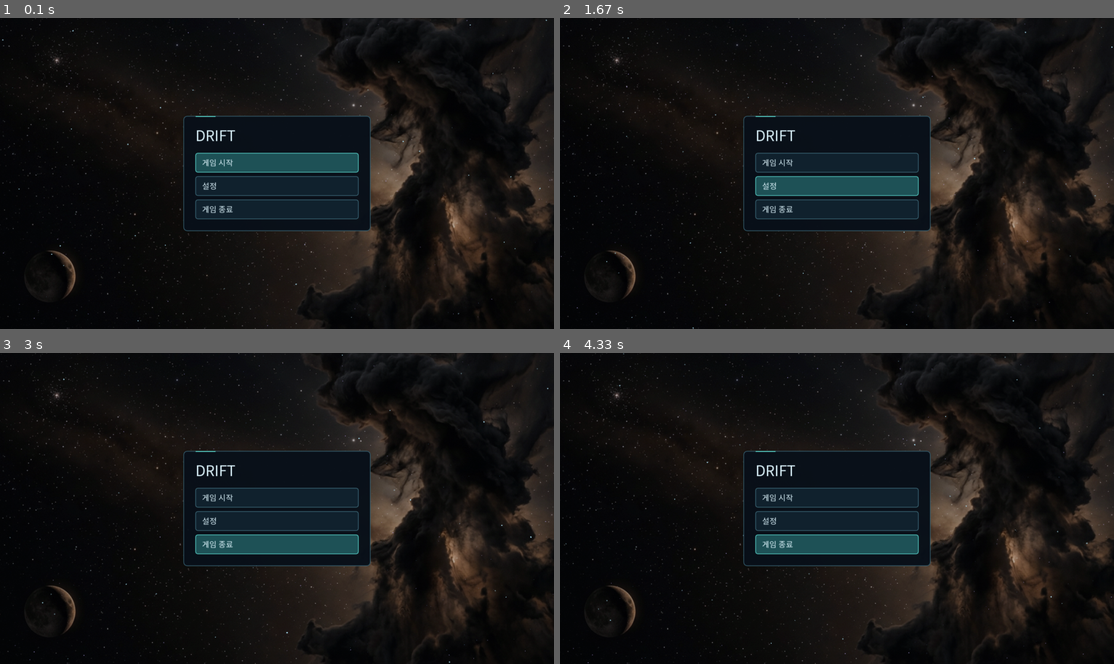
Above: before the commit, frames 1-4 (two rows, left to right).
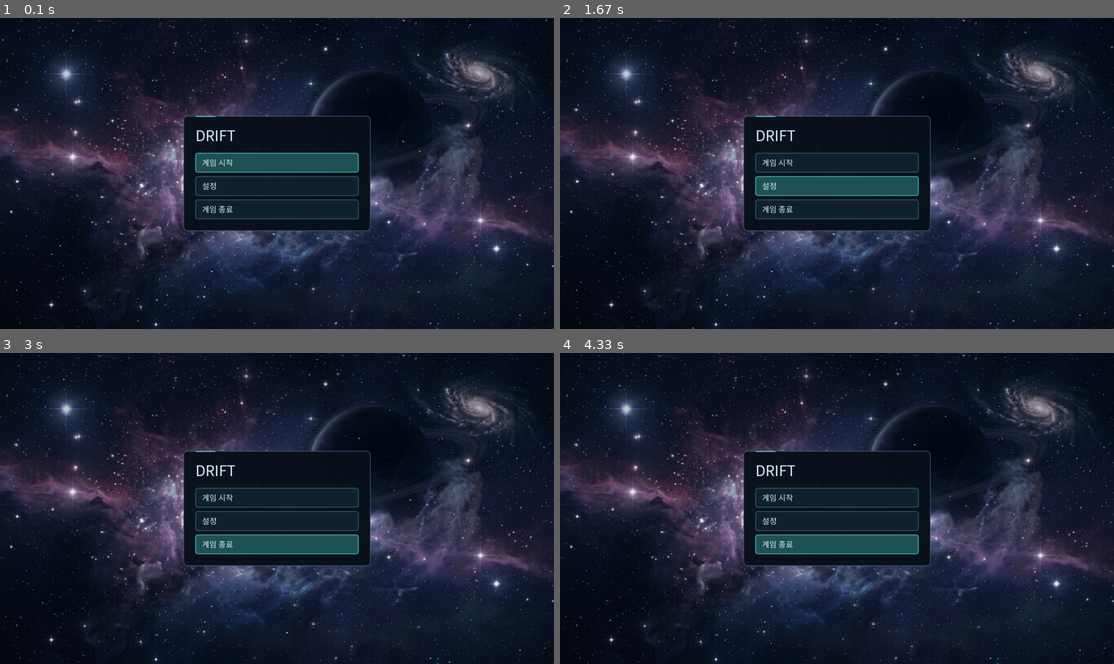
Above: after the commit, the same moments.

Repository: ChatPoongKun/SpaceGladiator
Game: LÖVE game, started from main.lua
Two runs of this game, one before a commit and one after it. Both use one fixed random seed, a clock stepped at 60 frames per second and the inputs below.
Inputs (mouse positions are in pixels of both pictures, inside the frame that each line leads up to):
- Up to frame 1 (0.1 s): no input
- Up to frame 2 (1.67 s): hold Right 0.33-0.8 s; move the mouse to (814, 185) at 0.37 s; hold Up 0.83-1.3 s; move the mouse to (837, 195) at 0.87 s; hold Right from 1.33 s (still down); move the mouse to (892, 241) at 1.37 s
- Up to frame 3 (3 s): release Right at 1.8 s; hold Left 1.83-2.37 s; move the mouse to (105, 580) at 1.87 s; hold Down 2.4-2.87 s; move the mouse to (343, 536) at 2.43 s; hold Left from 2.9 s (still down); move the mouse to (288, 402) at 2.93 s
- Up to frame 4 (4.33 s): release Left at 3.37 s; hold Up 3.4-3.87 s; move the mouse to (637, 499) at 3.43 s; hold Right from 3.9 s (still down); move the mouse to (837, 545) at 3.93 s

The runs differ from the first frame. In frame 1, 58% of the frame differs, in the area x 0-100%, y 0-100%; in frame 2, 58%; in frame 3, 58%; in frame 4, 58%.

Commit message:
Use GameTitle.jpg as main title background with smooth entry-warp transition

Diff:
--- a/main.lua
+++ b/main.lua
@@ -72,7 +72,10 @@
             activeExporter = nil
         end
         replay = nil
-        if stageBackground then stageBackground:setLevel(StageBackground.DEFAULT_LEVEL, true) end
+        if stageBackground then
+            stageBackground:setLevel(StageBackground.DEFAULT_LEVEL, true)
+            stageBackground:setTitle(true)
+        end
     end
     if screen == "title" or screen == "results" then
         ship, camera, turret, enemies, gladiator = nil, nil, nil, nil, nil
@@ -131,7 +134,13 @@
     inventoryStageEndMode = false
     pauseReturnScreen = "playing"
     stage = Stage.new(1)
-    if stageBackground then stageBackground:setLevel(stage.level, true) end
+    if stageBackground then
+        if opts and opts.entryWarp then
+            stageBackground:setTitle(true)
+        else
+            stageBackground:setLevel(stage.level, true)
+        end
+    end
     if not (testMode or testFlow or testGladiator or testInventory or testPlinko) then
         stage:configureEnemies(enemies)
     end
@@ -253,6 +262,9 @@
 local function completeEntryWarpAndStartStage()
     warpState = nil
     warpGates = nil
+    if stageBackground then
+        stageBackground:setLevel(stage and stage.level or StageBackground.DEFAULT_LEVEL, true)
+    end
     if ship then
         ship.invulnTimer, ship.invulnDuration = 0, 0
         lastWrapEvents = ship.wrapEvents or 0
--- a/stage_background.lua
+++ b/stage_background.lua
@@ -10,11 +10,13 @@
     [2] = "assets/backgrounds/level_2.jpg",
     [3] = "assets/backgrounds/level_3.jpg",
 }
+StageBackground.TITLE_PATH = "assets/backgrounds/GameTitle.jpg"
 StageBackground.DEFAULT_LEVEL = 1
 
 -- Overscan factor ensures every viewport aspect ratio retains smooth parallax
 -- travel margin on all four sides without ever exposing image borders.
 StageBackground.OVERSCAN = 1.24
+StageBackground.TITLE_OVERSCAN = 1.0
 -- Slow parallax relative to player velocity (significantly slower than Starfield layers).
 StageBackground.PARALLAX = 0.09
 -- Exponential velocity smoothing for weighty deep-space drift.
@@ -22,6 +24,8 @@
 -- Subtle atmospheric tint and opacity so foreground ships, bullets, and HUD stay legible.
 StageBackground.TINT = { 0.88, 0.90, 0.94 }
 StageBackground.ALPHA = 0.80
+StageBackground.TITLE_TINT = { 1, 1, 1 }
+StageBackground.TITLE_ALPHA = 1.0
 StageBackground.FALLBACK_COLOR = { 0.018, 0.025, 0.065 }
 StageBackground.DEFAULT_IMG_W = 1024
 StageBackground.DEFAULT_IMG_H = 571
@@ -61,17 +65,28 @@
     return ((num - 1) % total) + 1
 end
 
+local function loadSingleImage(path)
+    if not path or not (love and love.graphics and love.graphics.newImage) then
+        return nil
+    end
+    local ok, img = pcall(love.graphics.newImage, path)
+    if ok and img then
+        if img.setFilter then
+            img:setFilter("linear", "linear")
+        end
+        return img
+    end
+    return nil
+end
+
 local function loadImages(paths)
     local images = {}
     if not (love and love.graphics and love.graphics.newImage) then
         return images
     end
     for i = 1, #paths do
-        local ok, img = pcall(love.graphics.newImage, paths[i])
-        if ok and img then
-            if img.setFilter then
-                img:setFilter("linear", "linear")
-            end
+        local img = loadSingleImage(paths[i])
+        if img then
             images[i] = img
         end
     end
@@ -82,11 +97,19 @@
     opts = opts or {}
     local paths = opts.paths or StageBackground.LEVEL_PATHS
     local images = opts.images or loadImages(paths)
+    local titlePath = opts.titlePath or StageBackground.TITLE_PATH
+    local titleImage = opts.titleImage
+    if titleImage == nil then
+        titleImage = loadSingleImage(titlePath)
+    end
     local self = setmetatable({
         width = math.max(1, finite(width, 1280)),
         height = math.max(1, finite(height, 800)),
         paths = paths,
         images = images,
+        titlePath = titlePath,
+        titleImage = titleImage,
+        titleActive = false,
         level = StageBackground.DEFAULT_LEVEL,
         index = 1,
         u = 0,
@@ -94,11 +117,16 @@
         velX = 0,
         velY = 0,
         overscan = finite(opts.overscan, StageBackground.OVERSCAN),
+        titleOverscan = finite(opts.titleOverscan, StageBackground.TITLE_OVERSCAN),
         parallax = finite(opts.parallax, StageBackground.PARALLAX),
         smoothing = finite(opts.smoothing, StageBackground.SMOOTHING),
         alpha = clamp(finite(opts.alpha, StageBackground.ALPHA), 0, 1),
+        titleAlpha = clamp(finite(opts.titleAlpha, StageBackground.TITLE_ALPHA), 0, 1),
     }, StageBackground)
     self:setLevel(opts.level or StageBackground.DEFAULT_LEVEL, true)
+    if opts.title then
+        self:setTitle(true)
+    end
     return self
 end
 
@@ -108,8 +136,17 @@
     return #self.paths
 end
 
+function StageBackground:setTitle(resetOffset)
+    self.titleActive = true
+    if resetOffset ~= false then
+        self.u, self.v = 0, 0
+        self.velX, self.velY = 0, 0
+    end
+end
+
 function StageBackground:setLevel(levelNumber, resetOffset)
     local num = math.max(1, math.floor(finite(levelNumber, StageBackground.DEFAULT_LEVEL)))
+    self.titleActive = false
     self.level = num
     self.index = StageBackground.indexForLevel(num, self:count())
     if resetOffset then
@@ -123,8 +160,7 @@
     self.height = math.max(1, finite(height, self.height))
 end
 
-function StageBackground:imageDimensions(index)
-    local img = self.images[index or self.index]
+local function dimensionsOf(img)
     if img and img.getDimensions then
         local iw, ih = img:getDimensions()
         if iw and ih and iw > 0 and ih > 0 then
@@ -136,7 +172,15 @@
     return StageBackground.DEFAULT_IMG_W, StageBackground.DEFAULT_IMG_H
 end
 
-function StageBackground:computeLayout(imgW, imgH, viewW, viewH, u, v)
+function StageBackground:imageDimensions(index)
+    return dimensionsOf(self.images[index or self.index])
+end
+
+function StageBackground:titleDimensions()
+    return dimensionsOf(self.titleImage)
+end
+
+function StageBackground:computeLayout(imgW, imgH, viewW, viewH, u, v, overscanOverride)
     viewW = math.max(1, finite(viewW, self.width))
     viewH = math.max(1, finite(viewH, self.height))
     imgW = math.max(1, finite(imgW, StageBackground.DEFAULT_IMG_W))
@@ -145,7 +189,8 @@
     v = clamp(finite(v, self.v), -1, 1)
 
     local coverScale = math.max(viewW / imgW, viewH / imgH)
-    local scale = coverScale * math.max(1, self.overscan)
+    local overscan = math.max(1, finite(overscanOverride, self.overscan))
+    local scale = coverScale * overscan
     local drawW = imgW * scale
     local drawH = imgH * scale
     local marginX = math.max(0, (drawW - viewW) * 0.5)
@@ -223,8 +268,20 @@
     return true
 end
 
--- Draws the active level backdrop at the lowest layer.
--- Optional opts: { nextLevel = number, blend = 0..1 } crossfades only when transitioning to a different level.
+function StageBackground:drawTitle(viewW, viewH, alpha)
+    local img = self.titleImage
+    if not img then return false end
+    local imgW, imgH = self:titleDimensions()
+    local layout = self:computeLayout(imgW, imgH, viewW, viewH, 0, 0, self.titleOverscan)
+    local g = love.graphics
+    local tint = StageBackground.TITLE_TINT
+    g.setColor(tint[1], tint[2], tint[3], clamp(finite(alpha, 1), 0, 1))
+    g.draw(img, layout.x, layout.y, 0, layout.scale, layout.scale)
+    return true
+end
+
+-- Draws the active level (or main title) backdrop at the lowest layer.
+-- Optional opts: { nextLevel = number, blend = 0..1 } crossfades when transitioning to a different level or leaving the title screen.
 function StageBackground:draw(width, height, opts)
     local viewW = math.max(1, finite(width, self.width))
     local viewH = math.max(1, finite(height, self.height))
@@ -244,7 +301,21 @@
     local nextIndex = nextLevel and StageBackground.indexForLevel(nextLevel, self:count()) or nil
 
     local baseAlpha = clamp(finite(self.alpha, StageBackground.ALPHA), 0, 1)
-    if nextIndex and nextIndex ~= self.index and blend > 0.001 then
+    local titleAlpha = clamp(finite(self.titleAlpha, StageBackground.TITLE_ALPHA), 0, 1)
+    local useTitle = self.titleActive and self.titleImage ~= nil
+    if useTitle then
+        if nextIndex and blend > 0.001 then
+            local nextAlpha = baseAlpha * blend
+            if blend < 0.999 then
+                local denom = math.max(1e-6, 1 - nextAlpha)
+                local currAlpha = clamp((titleAlpha * (1 - blend)) / denom, 0, 1)
+                self:drawTitle(viewW, viewH, currAlpha)
+            end
+            self:drawImageAt(nextIndex, viewW, viewH, 0, 0, nextAlpha)
+        else
+            self:drawTitle(viewW, viewH, titleAlpha)
+        end
+    elseif nextIndex and nextIndex ~= self.index and blend > 0.001 then
         local nextAlpha = baseAlpha * blend
         if blend < 0.999 then
             local denom = math.max(1e-6, 1 - nextAlpha)
Binary file added: assets/backgrounds/GameTitle.jpg
